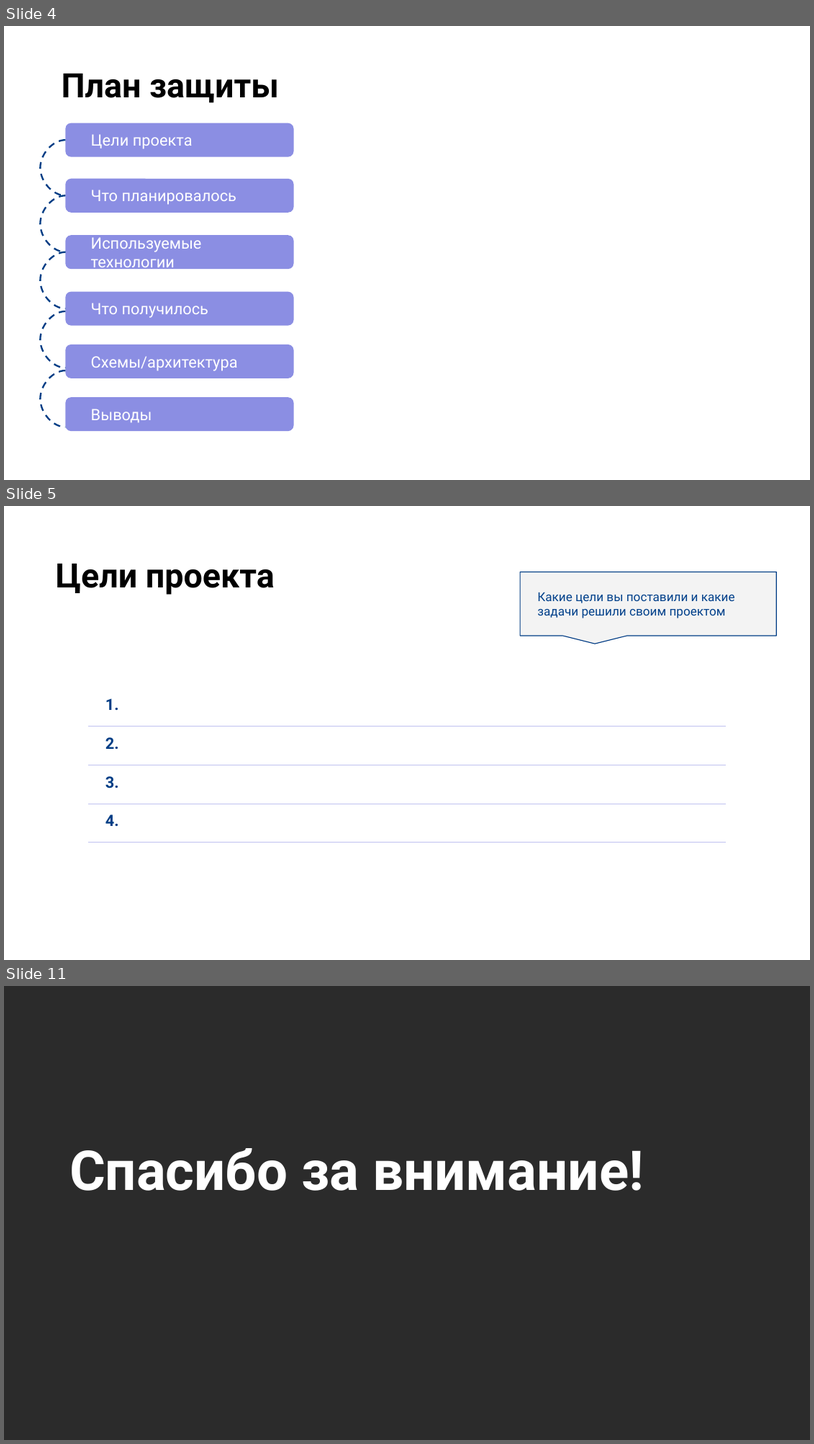
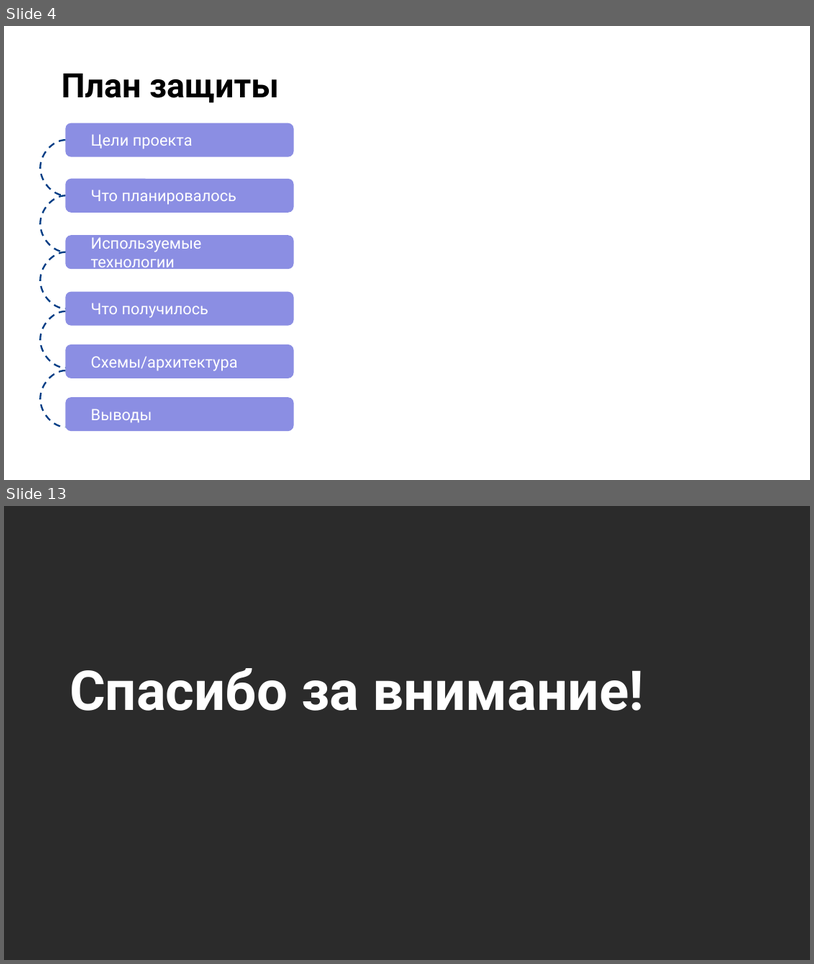
Before and after one commit to kochnevd/course-microservices, a slide deck: course-project/materials/Защита проекта.pptx. Shown one above the other, each under a label of ours: slides 4, 5 and 11 before the commit, slides 4 and 13 after it; the slides between them are not shown. The pictures are 814x1444 and 814x964 pixels, drawn with LibreOffice and Linux fonts; fonts in the diff are those of the drawing; background and template pictures are left out; a plain dark background stands for a picture behind light text. Boxes give left, top, right and bottom in pixels: in the first picture for what was removed or moved away, otherwise in the second. Text is boxed around its words. In the diff, an @@ line names an element or a change of style, - is before the commit and + after.

```diff
--- a/course-project/materials/Защита проекта.pptx
+++ b/course-project/materials/Защита проекта.pptx
@@ slide 5 removed at [4, 506, 810, 960], background picture (left out) @@
@@ text removed at [56, 563, 275, 595] @@
-Цели проекта
@@ speech box removed at [520, 572, 777, 636] @@
-Какие цели вы поставили и какие задачи решили своим проектом
@@ table removed at [88, 687, 727, 952], 4 rows, 2 columns @@
-1. | 
-2. | 
-3. | 
-4. | 
@@ what was slide 11 is now slide 13 @@
```
Also in this commit, not shown: 1 slide changed, 8 slides added, 12 other slides removed.
